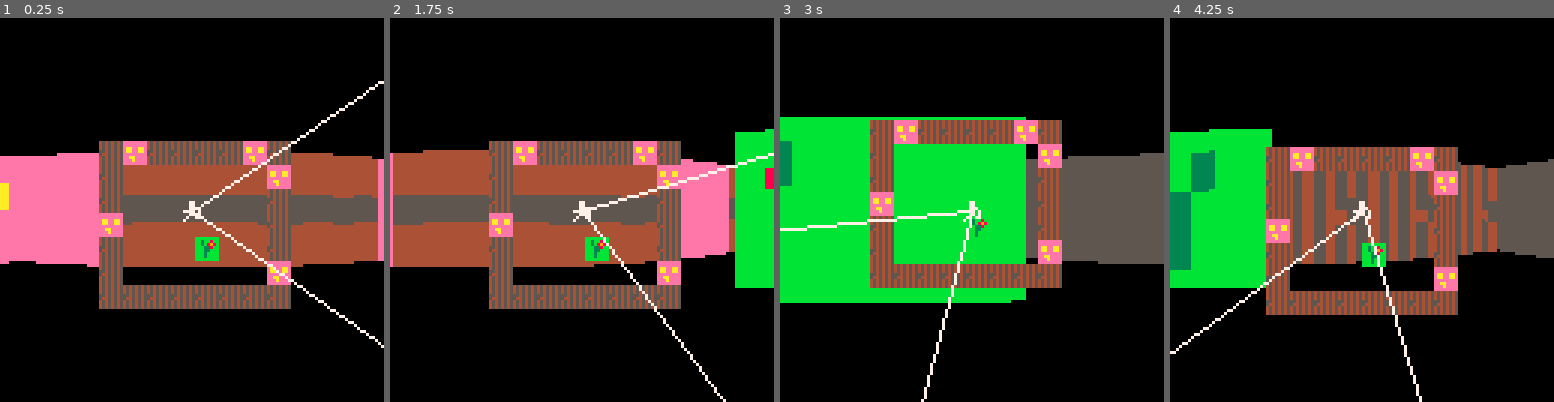
Above: before the commit, frames 1-4 (left to right).
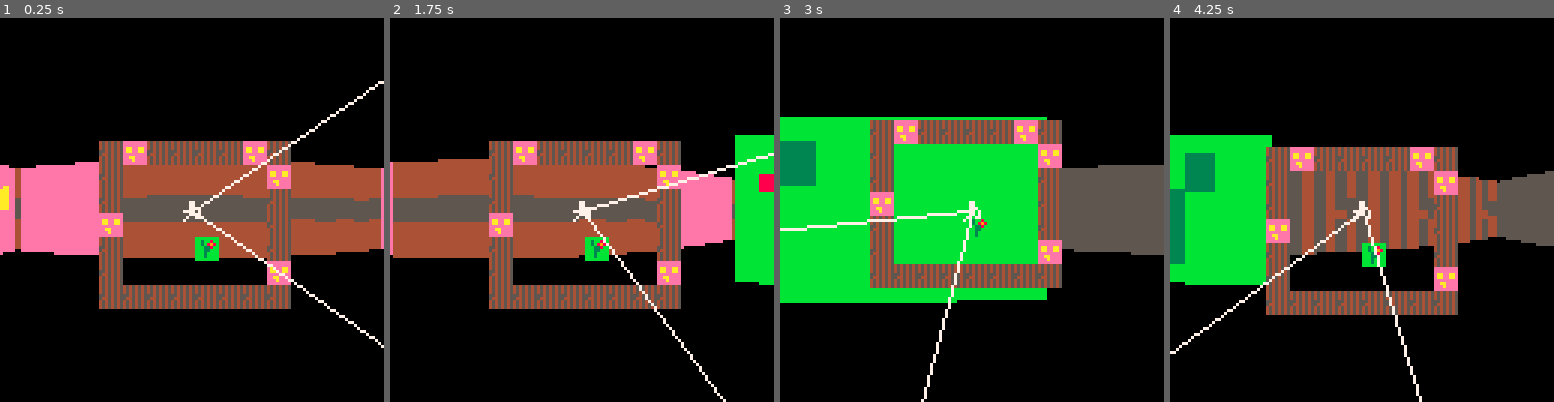
Above: after the commit, the same moments.

Repository: RicoP/picowiese
Game: PICO-8 cartridge wolf.p8
The game is run twice, just before and just after one commit, with the same random seed, the same clock (stepped at 60 frames per second) and the same inputs.
Inputs:
- Up to frame 1 (0.25 s): no input
- Up to frame 2 (1.75 s): hold Right from 1.6 s (still down)
- Up to frame 3 (3 s): release Right at 2.1 s; hold Up 2.15-2.42 s; hold Right from 2.47 s (still down)
- Up to frame 4 (4.25 s): release Right at 3.03 s; hold Left 3.08-3.58 s; hold Down 3.63-3.97 s; hold Right from 4.02 s (still down)

The runs differ from the first frame. In frame 1, 4.5% of the frame differs, in the area x 0-100%, y 35-65%; in frame 2, 4.0%; in frame 3, 3.5%; in frame 4, 4.8%, in the area x 0-100%, y 28-71%.

Commit message:
correctly calc distance

Diff:
--- a/wolf.p8
+++ b/wolf.p8
@@ -21,15 +21,15 @@
 end
 
 function get_tile(x,y,a)
- local dx,dy=rotate(1,0,a)
+ local dx,dy=rotate(0.1,0,a)
  local distance=0
  -- loop until we find the tile
  for i=1,1000 do --limit by n steps
-  local tx = flr(x/8)
-  local ty = flr(y/8)
+  local tx = flr(x)
+  local ty = flr(y)
   local s = mget(tx,ty)
   if s!=0 then
-   return s,distance,x%8
+   return s,distance,flr(x*8)%8
   end
   x+=dx
   y+=dy
@@ -42,7 +42,7 @@
  camera()
  local a = p.angle+fov/2
  for i=1,128 do
-  local t,d,px=get_tile(p.x*8,p.y*8,a)
+  local t,d,px=get_tile(p.x,p.y,a)
   a-=fov/(128)
   local h = 64/d
   sspr(t*8+px,0,1,8,i-1,64-(64-d)/2,1,64-d)
